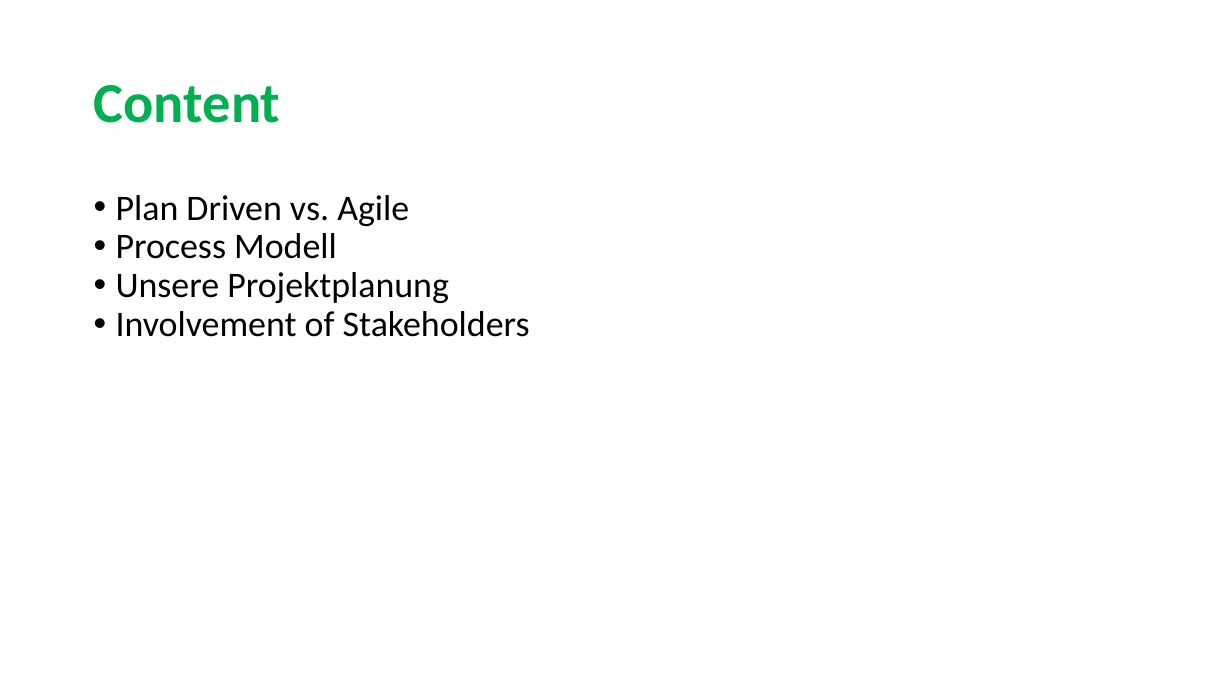
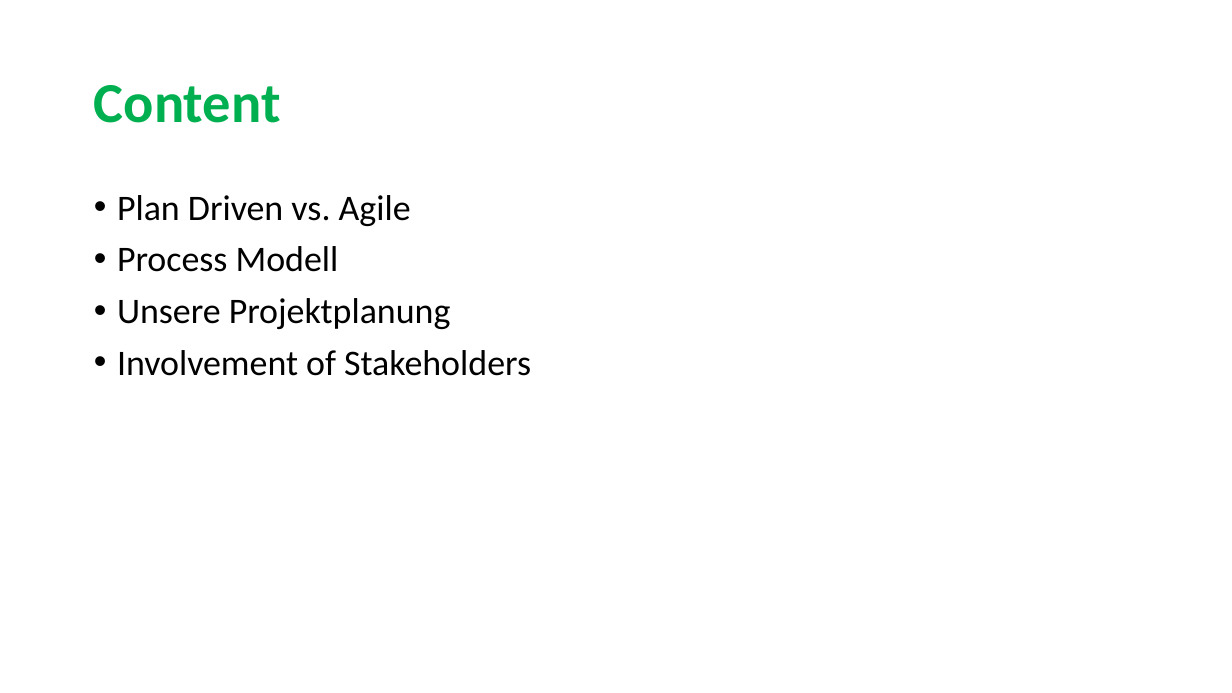
Before and after one commit to sarahmele/ch.bfh.btx8081.w2015.green, a slide deck: slide 2 of doc/task02/Task2.pptx. Drawn at 1232x693 pixels with LibreOffice and Linux fonts; fonts in the diff are those of the drawing. Boxes give left, top, right and bottom in pixels: in the first picture for what was removed or moved away, otherwise in the second. Text is boxed around its words. In the diff, an @@ line names an element or a change of style, - is before the commit and + after.

```diff
--- a/doc/task02/Task2.pptx
+++ b/doc/task02/Task2.pptx
@@ text "Plan Driven vs. Agile" at (x1=117, y1=195, x2=531, y2=376): indent changed; more space between paragraphs @@
```
Also in this commit, not shown: 6 other slides changed.
